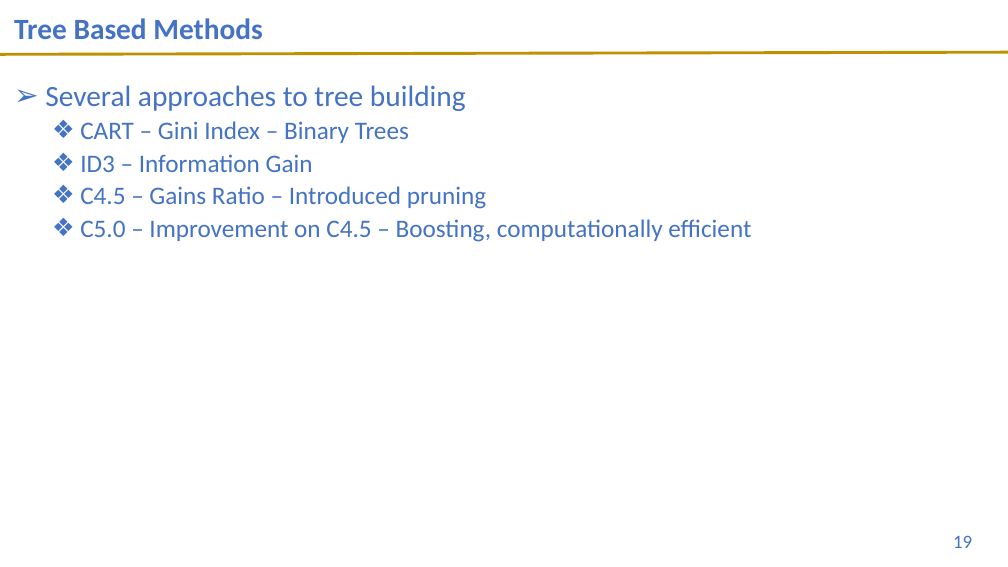
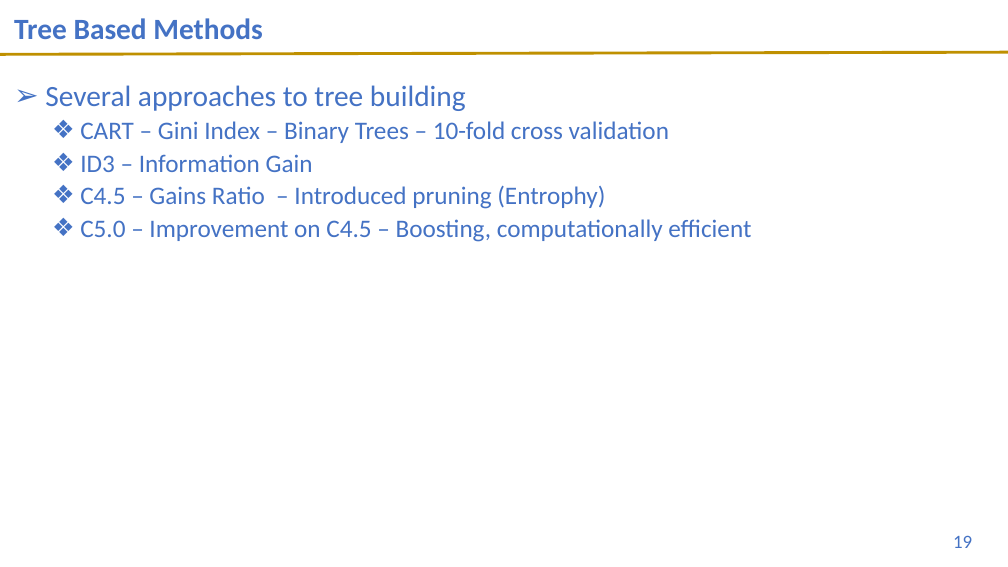
Before and after one commit to stefregalia/DS-3021, a slide deck: slide 19 of 11_DT/Decision_Trees_4.28.21.pptx. Drawn at 1008x567 pixels with LibreOffice and Linux fonts; fonts in the diff are those of the drawing; background and template pictures are left out. Boxes give left, top, right and bottom in pixels: in the first picture for what was removed or moved away, otherwise in the second. Text is boxed around its words. In the diff, an @@ line names an element or a change of style, - is before the commit and + after.

```diff
--- a/11_DT/Decision_Trees_4.28.21.pptx
+++ b/11_DT/Decision_Trees_4.28.21.pptx
@@ text at <box>80,121,669,143</box>: text changed @@
-  ❖ CART – Gini Index – Binary Trees
+  ❖ CART – Gini Index – Binary Trees – 10-fold cross validation
@@ text at <box>80,186,605,209</box>: text changed @@
-  ❖ C4.5 – Gains Ratio – Introduced pruning
+  ❖ C4.5 – Gains Ratio – Introduced pruning (Entrophy)
```
Also in this commit, not shown: 3 other files.
